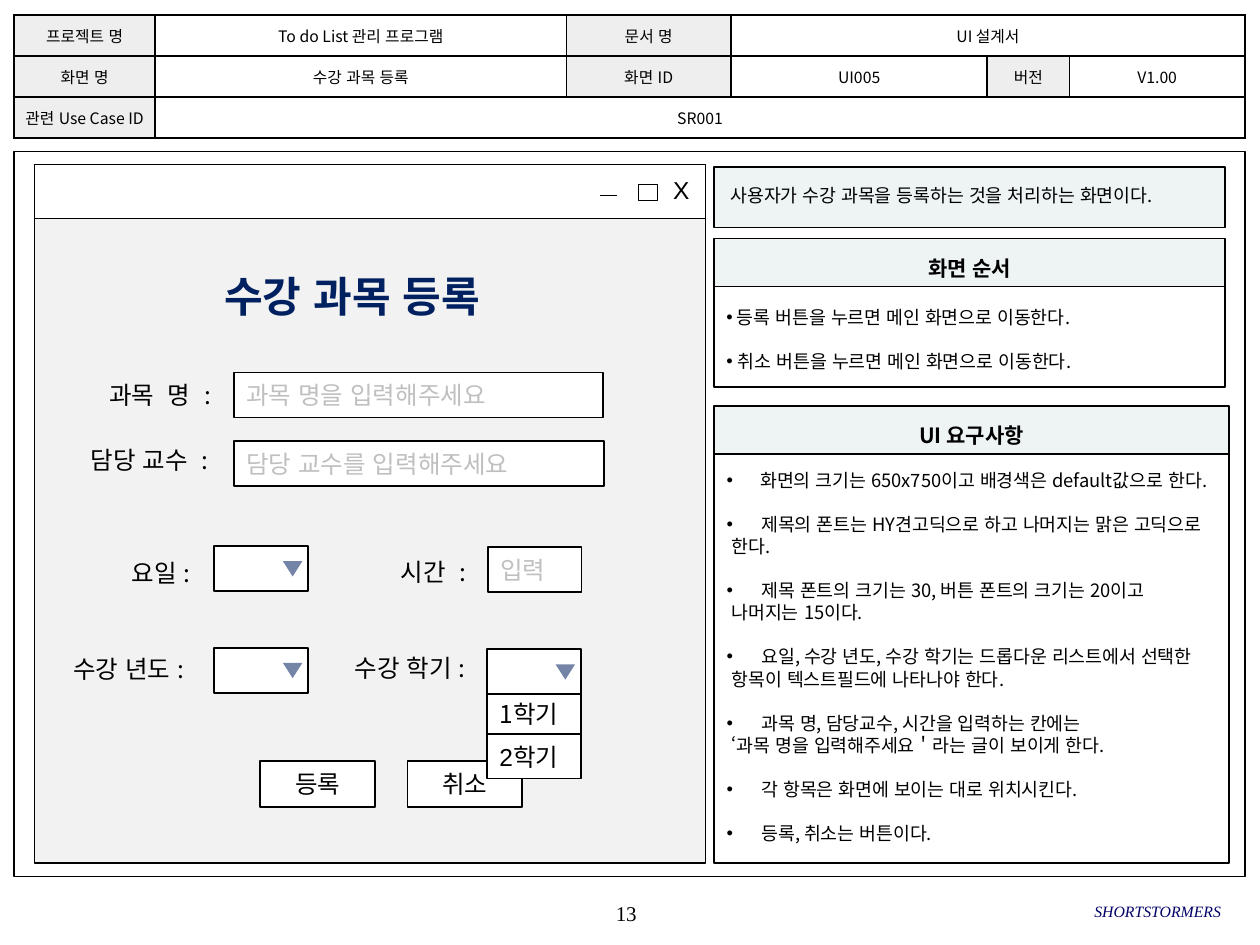
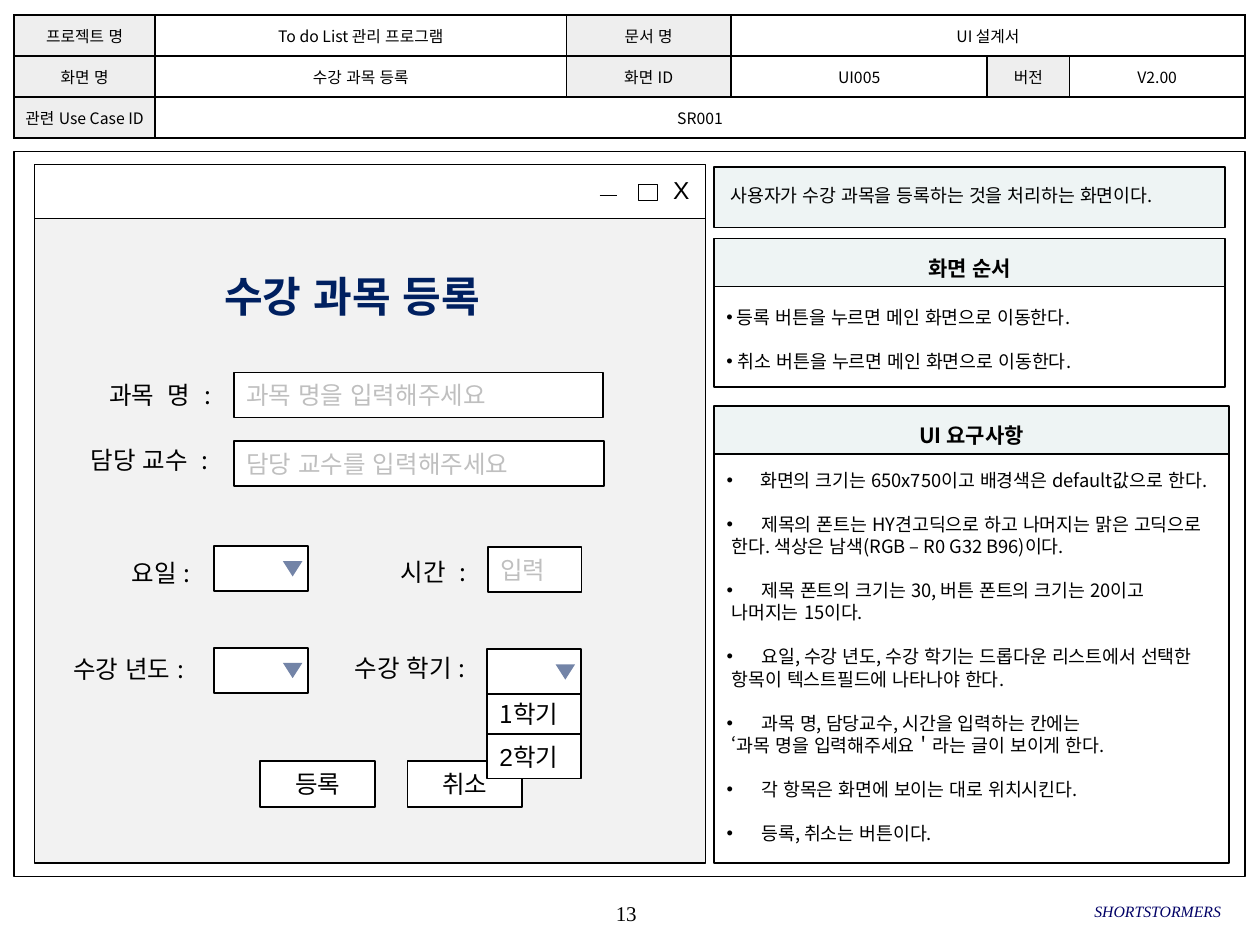
Before and after one commit to SMU-SE-Admin/18-1_7_SHORTSTORMERS_Doc, a slide deck: slide 13 of 03 설계/UI 설계서_7_SHORTSTORMERS.pptx. Drawn at 1260x945 pixels with LibreOffice and Linux fonts; fonts in the diff are those of the drawing; background and template pictures are left out. Boxes give left, top, right and bottom in pixels: in the first picture for what was removed or moved away, otherwise in the second. Text is boxed around its words. In the diff, an @@ line names an element or a change of style, - is before the commit and + after.

```diff
--- a/03 설계/UI 설계서_7_SHORTSTORMERS.pptx
+++ b/03 설계/UI 설계서_7_SHORTSTORMERS.pptx
@@ table at (14,15,1244,139) @@
-row 2, column 6: V1.00
+row 2, column 6: V2.00
@@ text in rectangle at (732,537,1064,557): text changed @@
-한다.
+한다. 색상은 남색(RGB – R0 G32 B96)이다.
```
Also in this commit, not shown: 26 other slides changed.
